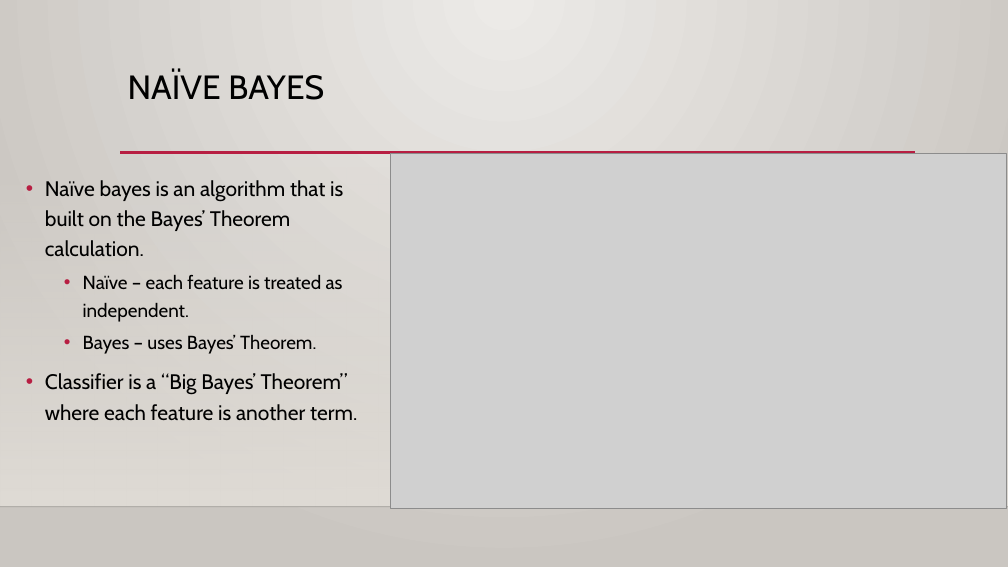
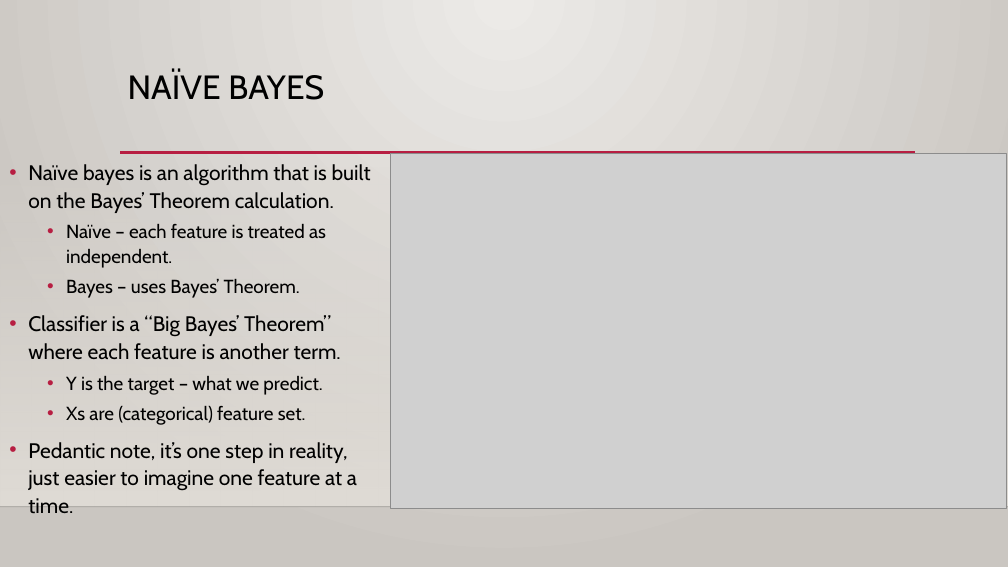
Before and after one commit to AkeemSemperDataScience/Basic_Stats_in_Python_Student_Repository, a slide deck: slide 28 of reference_material/slides/025_Bayes.pptx (slide 14 before the commit). Drawn at 1008x567 pixels with LibreOffice and Linux fonts; fonts in the diff are those of the drawing; grey boxes stand for pictures; background and template pictures are left out. Boxes give left, top, right and bottom in pixels: in the first picture for what was removed or moved away, otherwise in the second. Text is boxed around its words. In the diff, an @@ line names an element or a change of style, - is before the commit and + after.

```diff
--- a/reference_material/slides/025_Bayes.pptx
+++ b/reference_material/slides/025_Bayes.pptx
@@ text "Naïve bayes is an algorithm ...": place and size @@
-text "Naïve bayes is an algorithm ..." at [45,180,357,421]
+text "Naïve bayes is an algorithm ..." at [28,164,371,514]
@@ text at [28,164,371,360]: line spacing 1.2 to 1.1 @@
@@ text at [28,376,357,514]: paragraphs added @@
+  • Y is the target – what we predict.
+  • Xs are (categorical) feature set.
+• Pedantic note, it’s one step in reality, just easier to imagine one feature at a time.
```
Also in this commit, not shown: 10 other slides changed, 22 slides added, 3 other files.
